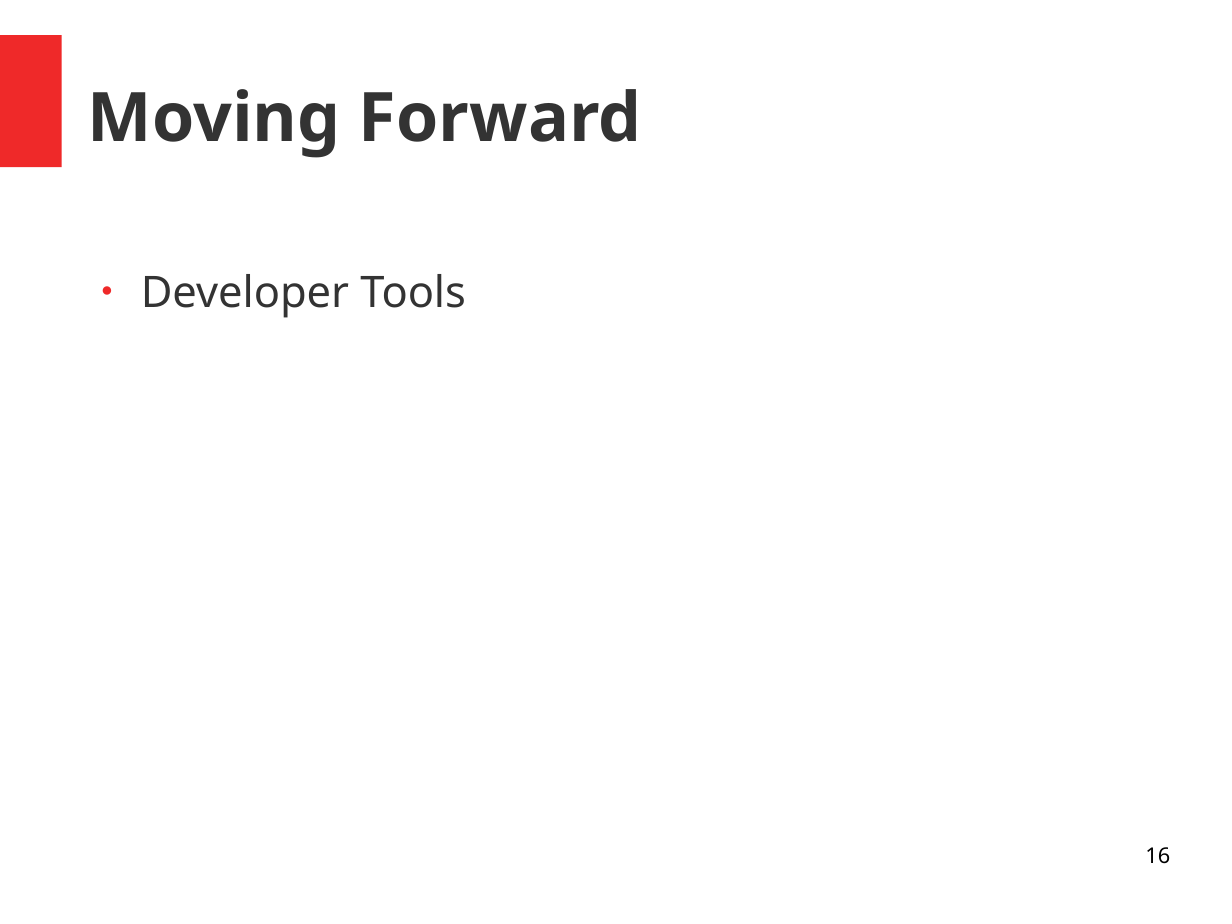
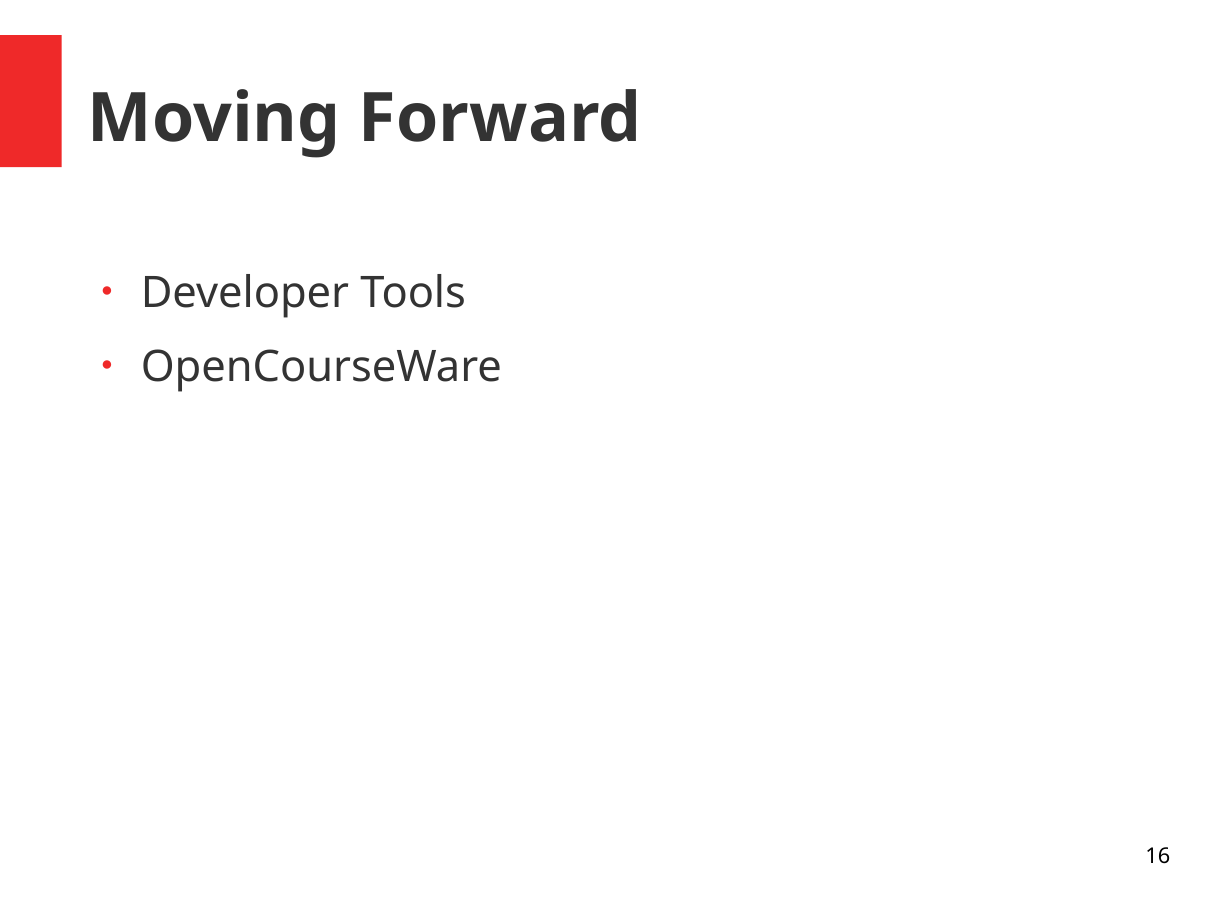
Before and after one commit to RyanKadri/rk0.xyz, a slide deck: slide 16 of lessons/lesson1/presentation/Presentation.odp. Drawn at 1232x924 pixels with LibreOffice and Linux fonts; fonts in the diff are those of the drawing. Boxes give left, top, right and bottom in pixels: in the first picture for what was removed or moved away, otherwise in the second. Text is boxed around its words. In the diff, an @@ line names an element or a change of style, - is before the commit and + after.

```diff
--- a/lessons/lesson1/presentation/Presentation.odp
+++ b/lessons/lesson1/presentation/Presentation.odp
@@ text at box(141, 349, 502, 392): paragraph added @@
+● OpenCourseWare
```
Also in this commit, not shown: 2 other slides changed, 1 slide added, 20 other files.
